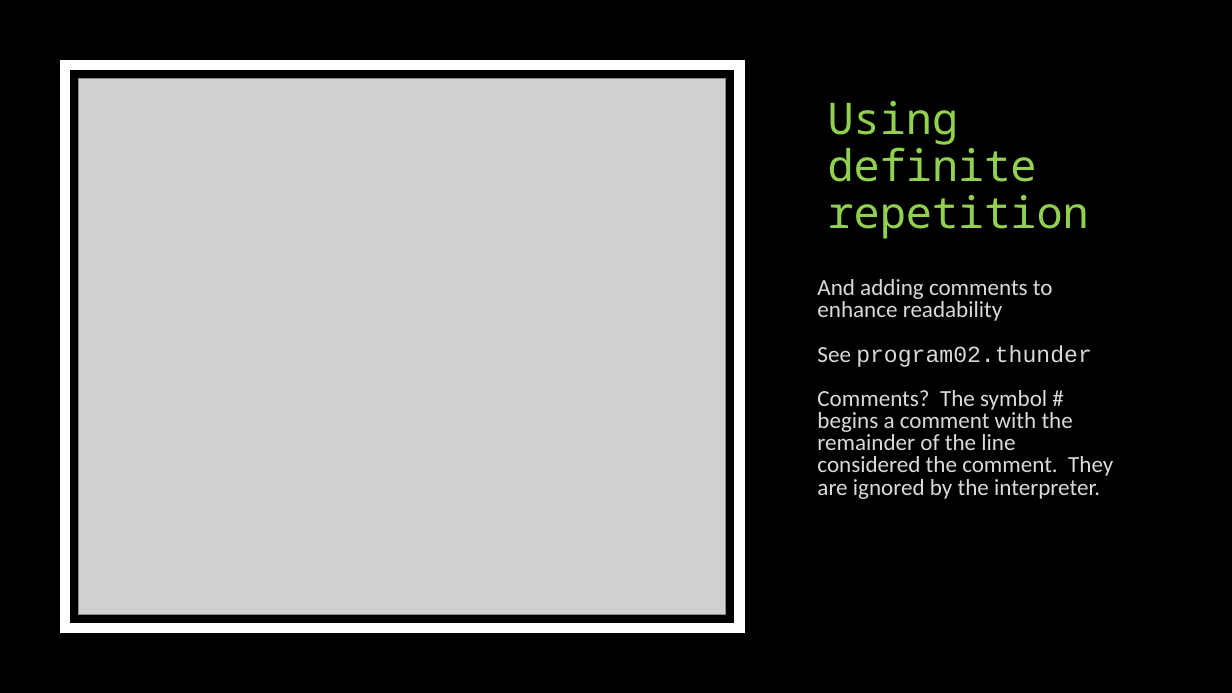
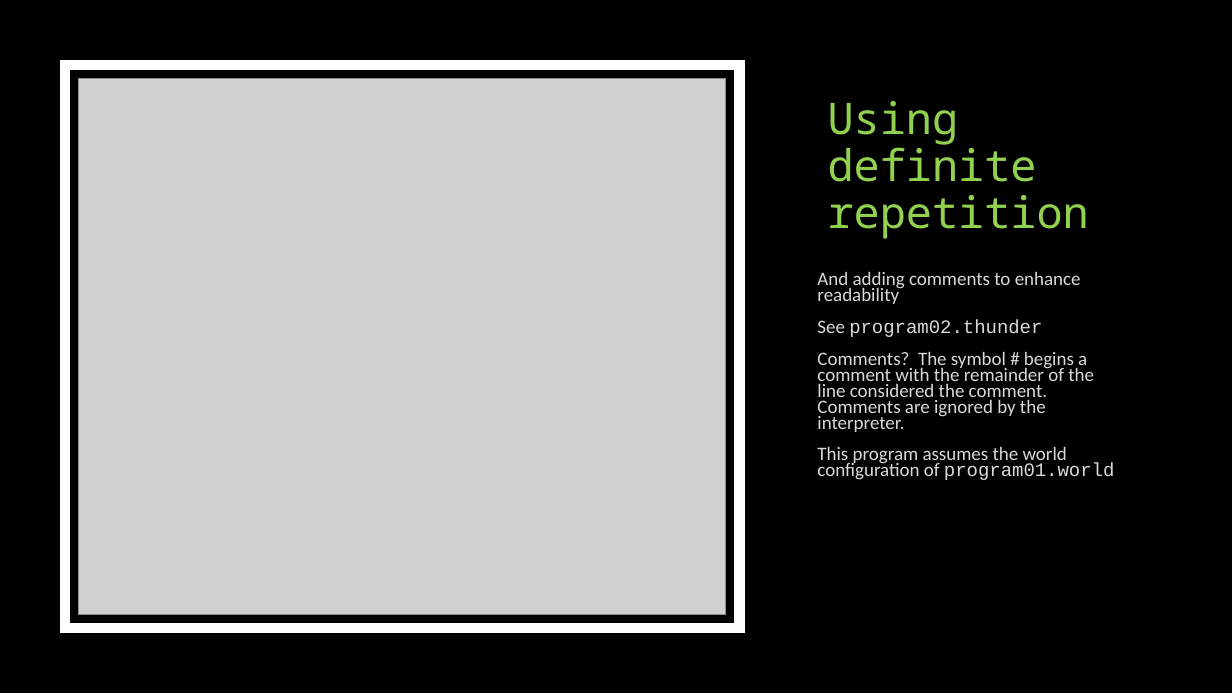
Before and after one commit to HHaiduk/thunder, a slide deck: slide 23 of Thunder_the_Robot.pptx (slide 19 before the commit). Drawn at 1232x693 pixels with LibreOffice and Linux fonts; fonts in the diff are those of the drawing; grey boxes stand for pictures. Boxes give left, top, right and bottom in pixels: in the first picture for what was removed or moved away, otherwise in the second. Text is boxed around its words. In the diff, an @@ line names an element or a change of style, - is before the commit and + after.

```diff
--- a/Thunder_the_Robot.pptx
+++ b/Thunder_the_Robot.pptx
@@ text at (817, 272, 1081, 337): size 18 to 14.8 pt in "And adding comments to enhance readability", "See program02.thunder"; line spacing 0.8 to 0.7 @@
@@ text at (817, 352, 1114, 480): text changed; size 18 to 14.8 pt @@
-Comments? The symbol # begins a comment with the remainder of the line considered the comment. They are ignored by the interpreter.
+Comments? The symbol # begins a comment with the remainder of the line considered the comment. Comments are ignored by the interpreter.
+This program assumes the world configuration of program01.world
```
Also in this commit, not shown: 20 other slides changed, 9 slides added, 4 other files.
